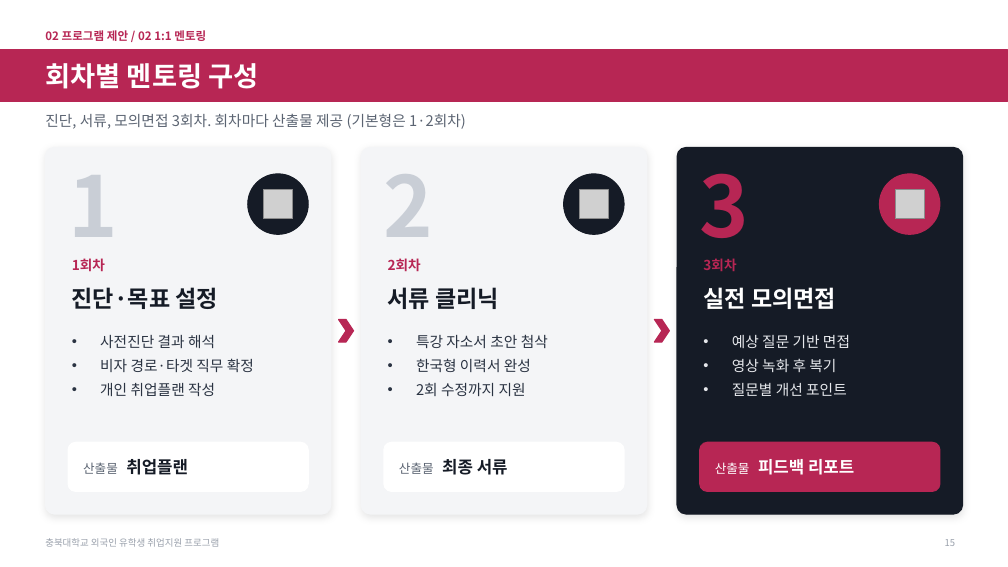
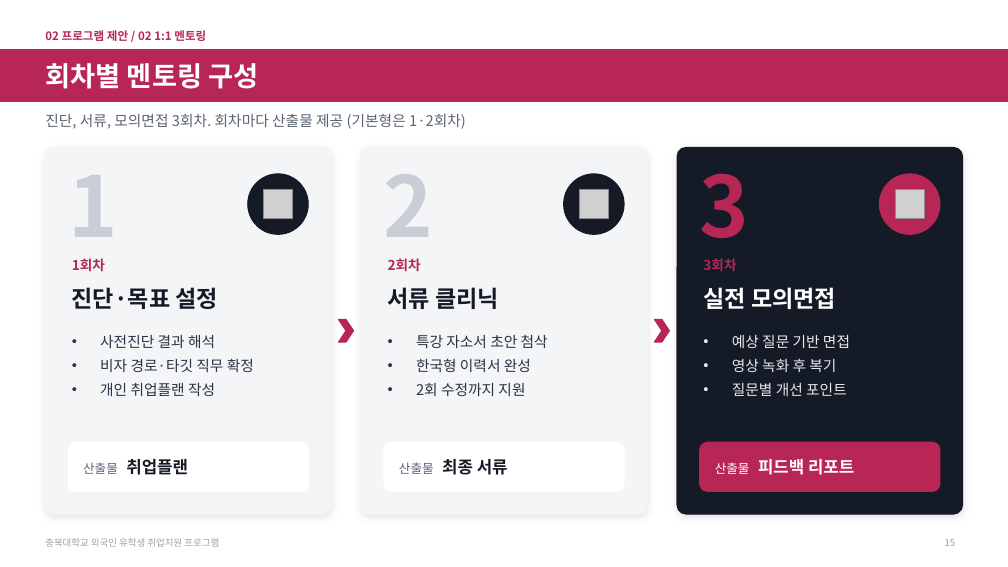
Before and after one commit to job-wave/Codex, a slide deck: slide 15 of output/jobwave-cbnu-proposal/JobWave_proposal_visual.pptx. Drawn at 1008x567 pixels with LibreOffice and Linux fonts; fonts in the diff are those of the drawing; grey boxes stand for pictures; background and template pictures are left out. Boxes give left, top, right and bottom in pixels: in the first picture for what was removed or moved away, otherwise in the second. Text is boxed around its words. In the diff, an @@ line names an element or a change of style, - is before the commit and + after.

```diff
--- a/output/jobwave-cbnu-proposal/JobWave_proposal_visual.pptx
+++ b/output/jobwave-cbnu-proposal/JobWave_proposal_visual.pptx
@@ text at (x1=100, y1=358, x2=254, y2=372): text changed @@
-• 비자 경로·타겟 직무 확정
+• 비자 경로·타깃 직무 확정
```
Also in this commit, not shown: 12 other slides changed, 7 other files.
